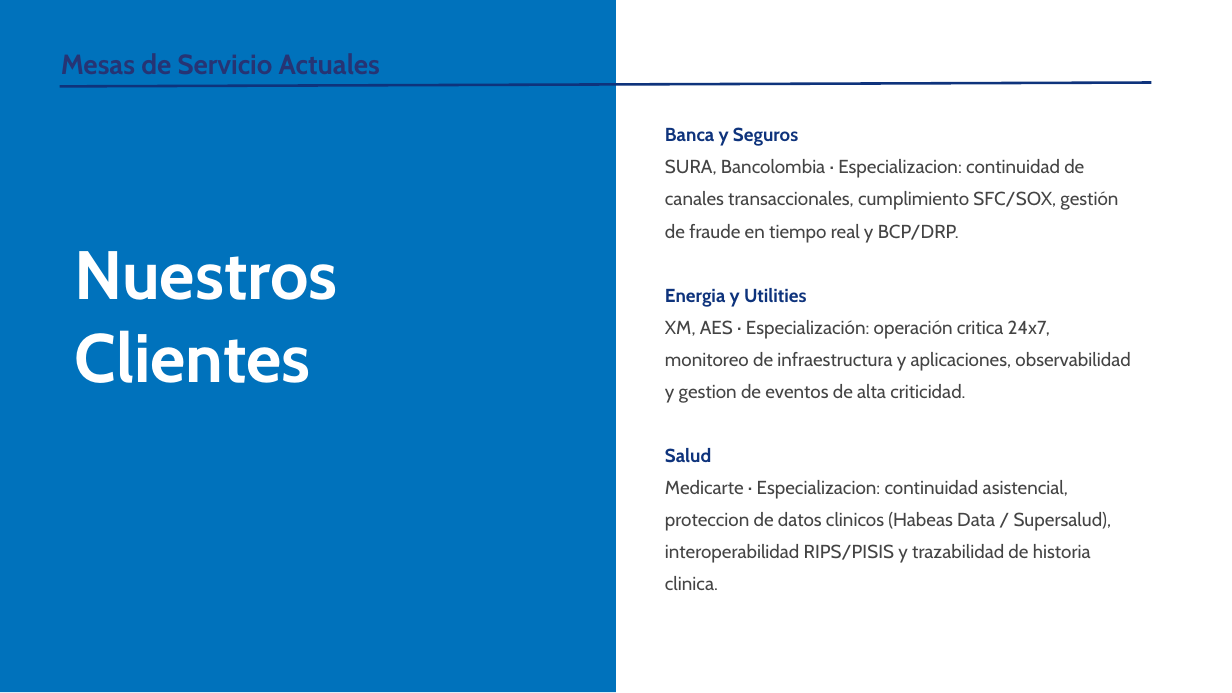
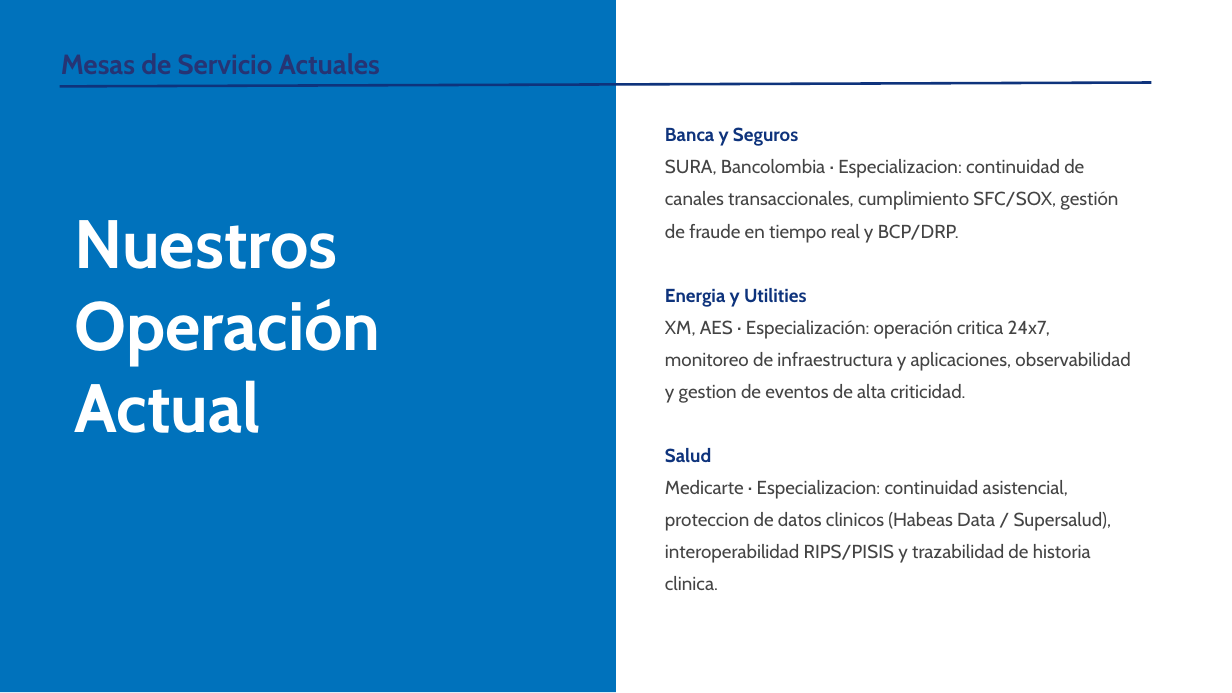
Before and after one commit to nataliazarthapersonalsoft/mesadeservicio-modernizacionaplicaciones, a slide deck: slide 4 of 04-planning/roadmaps/Mesa de Servicio Roadmap Julio.pptx. Drawn at 1232x693 pixels with LibreOffice and Linux fonts; fonts in the diff are those of the drawing; background and template pictures are left out. Boxes give left, top, right and bottom in pixels: in the first picture for what was removed or moved away, otherwise in the second. Text is boxed around its words. In the diff, an @@ line names an element or a change of style, - is before the commit and + after.

```diff
--- a/04-planning/roadmaps/Mesa de Servicio Roadmap Julio.pptx
+++ b/04-planning/roadmaps/Mesa de Servicio Roadmap Julio.pptx
@@ title at bbox=[75, 220, 381, 433]: text changed @@
-Nuestros Clientes
+Nuestros Operación Actual
```
Also in this commit, not shown: 6 other slides changed, 1 slide removed, 1 other file.
